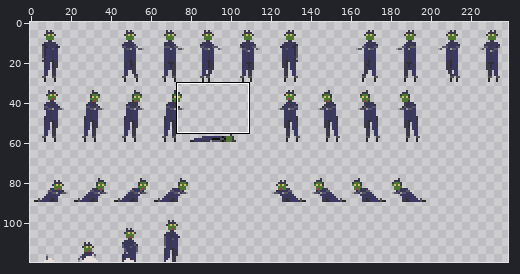
Sprite sheet, stored at src/sprites/shitcoiner.png. Above, an overview of the earlier version with the close-up marked.
Close-up. Before the commit:
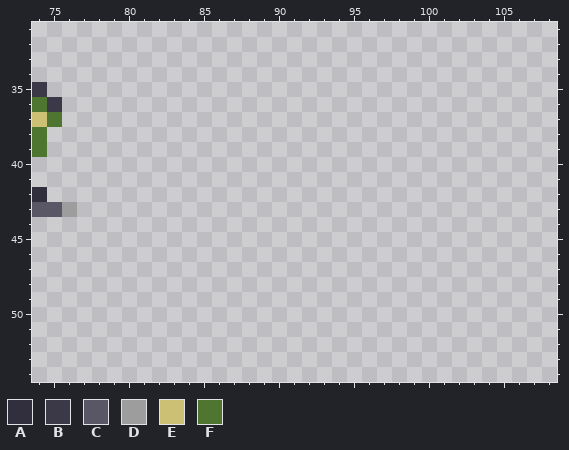
The file is 240x120 pixels. Shown: x 74..108, y 31..54. The wide view leaves out empty margins.
Palette (. is transparent): A #312f3d  B #3b3847  C #595666  D #9d9d9d  E #ccc075  F #4e7630
Pixels before, first column x 74:
35 B..
36 FB.
37 EF.
38 F..
39 F..
40 ...
41 ...
42 A..
43 CCD
Now the later version:
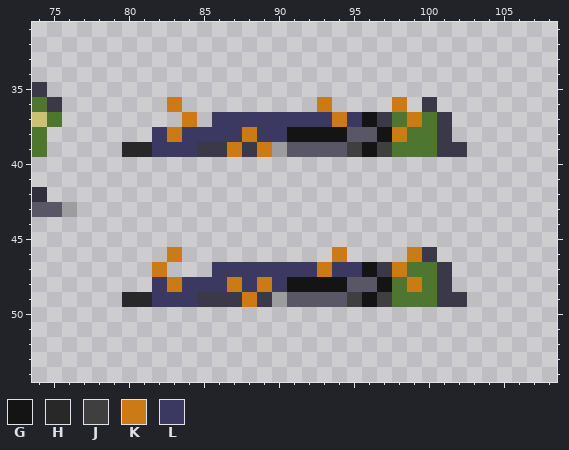
Colours new in this view: G #141414  H #282828  J #3f3f3f  K #cc7a16  L #3b3861
Log entry: Remove shitcoiners at day
Diff:
{"y":36,"x":83,"old":".","new":"K"}
{"y":36,"x":93,"old":".","new":"K"}
{"y":36,"x":98,"old":".","new":"K"}
{"y":36,"x":100,"old":".","new":"B"}
{"y":37,"x":84,"old":".","new":"K"}
{"y":37,"x":86,"old":"................","new":"LLLLLLLLKLGBFKFB"}
{"y":38,"x":82,"old":"....................","new":"LKLLLLKLLGGGGCCGKFFB"}
{"y":39,"x":80,"old":".......................","new":"HHLLLBBKBKDCCCCJGJFFFBB"}
{"y":46,"x":83,"old":".","new":"K"}
{"y":46,"x":94,"old":".","new":"K"}
{"y":46,"x":99,"old":"..","new":"KB"}
{"y":47,"x":82,"old":".","new":"K"}
{"y":47,"x":86,"old":"................","new":"LLLLLLLKLLGBKFFB"}
{"y":48,"x":82,"old":"....................","new":"LKLLLKLKLGGGGCCGFKFB"}
{"y":49,"x":80,"old":".......................","new":"HHLLLBBBKBDCCCCJGJFFFBB"}
{"label":"added","picture_box":[122,97,467,157]}
{"label":"added","picture_box":[122,247,467,307]}
